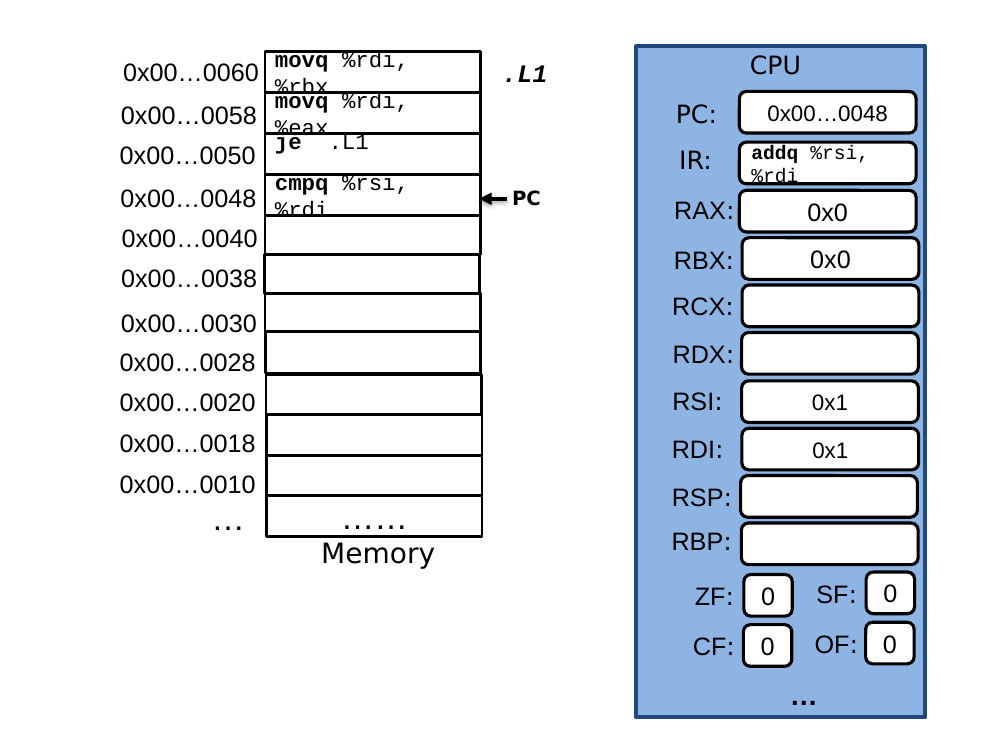
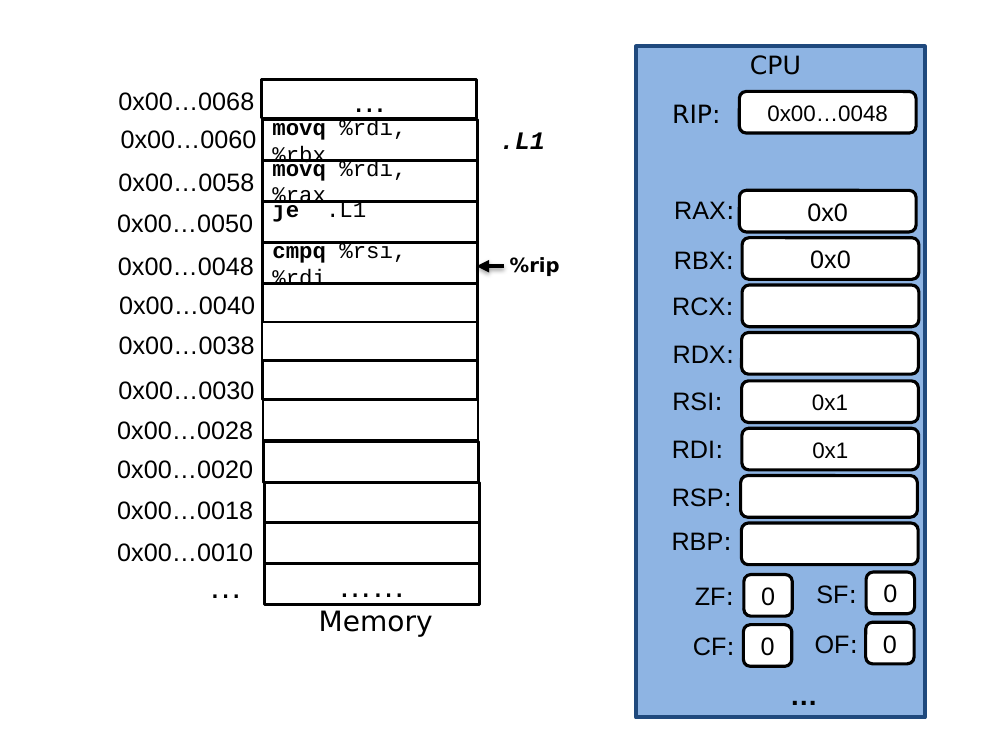
Before and after one commit to NYU-CSO/nyu-cso.github.io, a slide deck: slide 25 of notes/08-Machine_Control.pptx (slide 60 before the commit). Drawn at 1008x756 pixels with LibreOffice and Linux fonts; fonts in the diff are those of the drawing. Boxes give left, top, right and bottom in pixels: in the first picture for what was removed or moved away, otherwise in the second. Text is boxed around its words. In the diff, an @@ line names an element or a change of style, - is before the commit and + after.

```diff
--- a/notes/08-Machine_Control.pptx
+++ b/notes/08-Machine_Control.pptx
@@ rectangle added at (262, 80, 477, 119), fill #FFFFFF, outline #000000 2 pt, 24 pt, text #000000 @@
+…
@@ text added at (118, 92, 254, 111), 18 pt, text #000000 @@
+0x00…0068
@@ text at (672, 104, 721, 123): text changed @@
-PC:
+RIP:
@@ rounded rectangle removed at (740, 142, 916, 183) @@
-addq %rsi,%rdi
@@ 4 rectangles: place and size @@
-4 rectangles at (265, 93, 482, 537)
+4 rectangles at (262, 160, 479, 605)
@@ text in rectangle at (272, 160, 406, 209): text changed @@
-movq %rdi, %eax
+movq %rdi, %rax
@@ text removed at (679, 150, 712, 169) @@
-IR:
@@ 6 texts, 1 rectangle, 1 arrow: place and size @@
-6 texts, 1 rectangle, 1 arrow at (120, 63, 507, 542)
+6 texts, 1 rectangle, 1 arrow at (117, 130, 504, 610)
@@ text at (510, 257, 560, 276): text changed @@
-PC
+%rip
@@ 5 texts, 1 rectangle: place and size @@
-5 texts, 1 rectangle at (120, 65, 547, 453)
+5 texts, 1 rectangle at (117, 132, 545, 520)
@@ 6 rectangles, 3 texts: place and size @@
-6 rectangles, 3 texts at (120, 51, 482, 569)
+6 rectangles, 3 texts at (118, 119, 479, 637)
```
Also in this commit, not shown: 70 other slides changed, 3 slides added, 34 slides removed, 3 other files.
